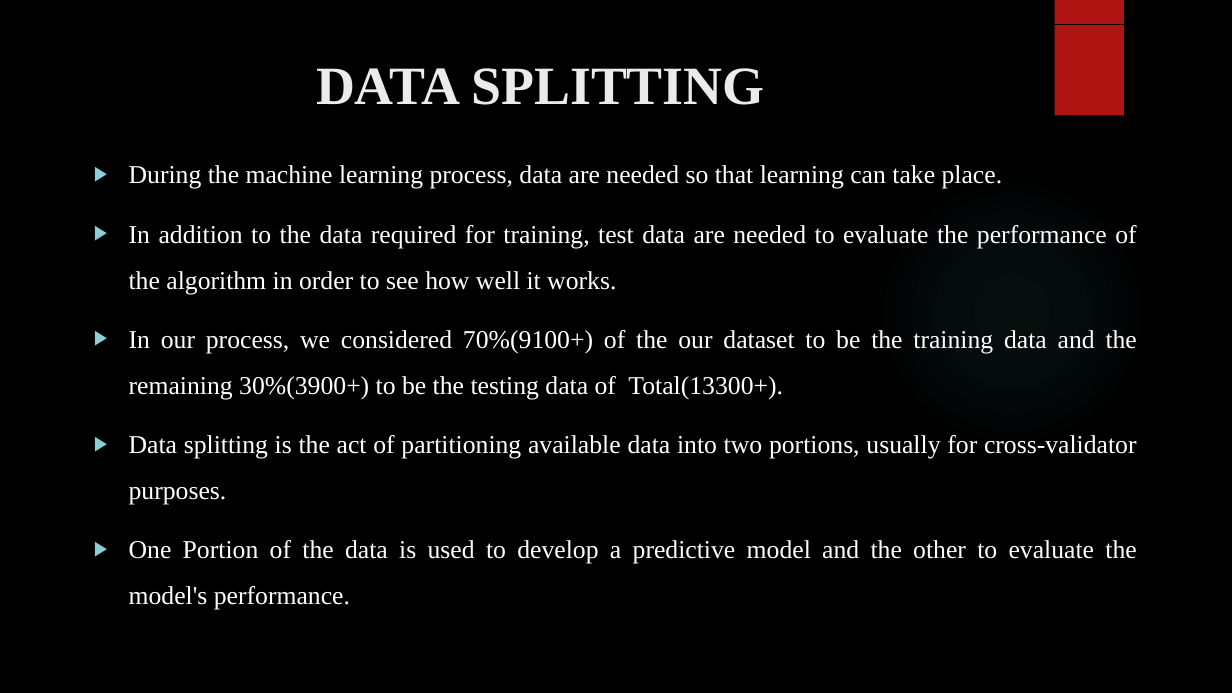
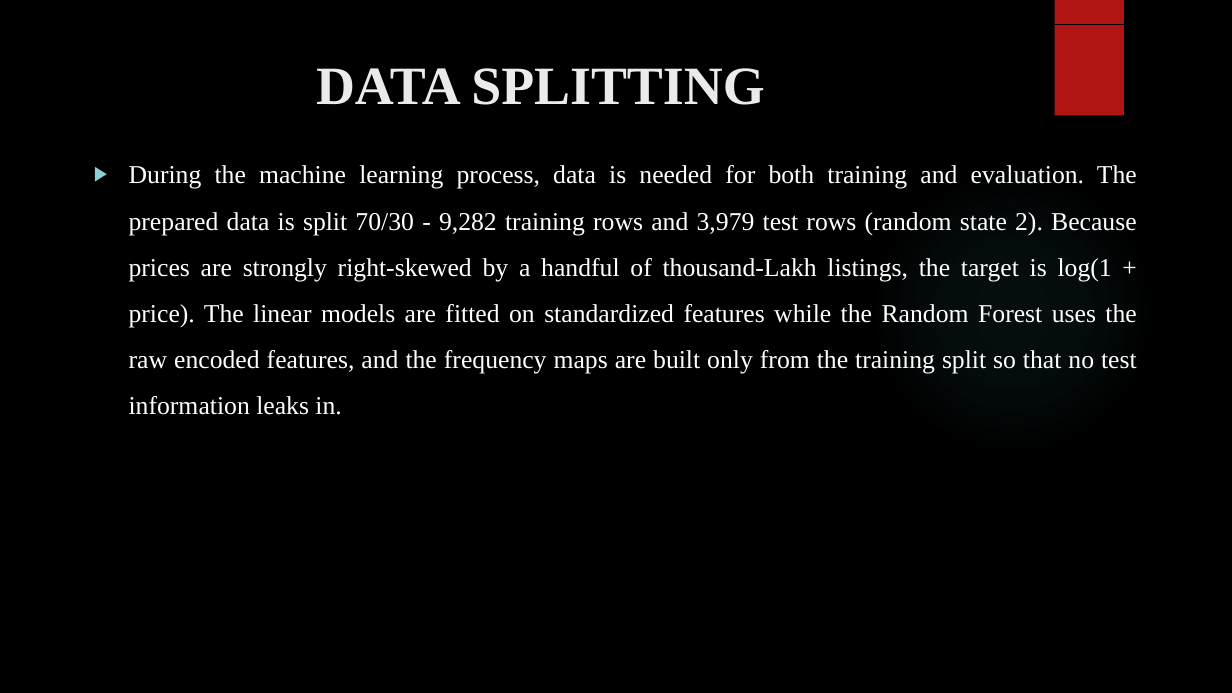
Before and after one commit to abustark/HOUSE-PRICE-PREDICTION-USING-MACHINE-LEARNING-ALGORITHMS, a slide deck: slide 16 of docs/House Price.pptx. Drawn at 1232x693 pixels with LibreOffice and Linux fonts; fonts in the diff are those of the drawing; background and template pictures are left out. Boxes give left, top, right and bottom in pixels: in the first picture for what was removed or moved away, otherwise in the second. Text is boxed around its words. In the diff, an @@ line names an element or a change of style, - is before the commit and + after.

```diff
--- a/docs/House Price.pptx
+++ b/docs/House Price.pptx
@@ text at <box>129,165,1137,415</box>: text changed @@
-▶ During the machine learning process, data are needed so that learning can take place.
-▶ In addition to the data required for training, test data are needed to evaluate the performance of the algorithm in order to see how well it works.
-▶ In our process, we considered 70%(9100+) of the our dataset to be the training data and the remaining 30%(3900+) to be the testing data of Total(13300+).
-▶ Data splitting is the act of partitioning available data into two portions, usually for cross-validator purposes.
-▶ One Portion of the data is used to develop a predictive model and the other to evaluate the model's performance.
+▶ During the machine learning process, data is needed for both training and evaluation. The prepared data is split 70/30 - 9,282 training rows and 3,979 test rows (random state 2). Because prices are strongly right-skewed by a handful of thousand-Lakh listings, the target is log(1 + price). The linear models are fitted on standardized features while the Random Forest uses the raw encoded features, and the frequency maps are built only from the training split so that no test information leaks in.
```
Also in this commit, not shown: 19 other slides changed, 1 slide added, 1 slide removed, 1 other file.
